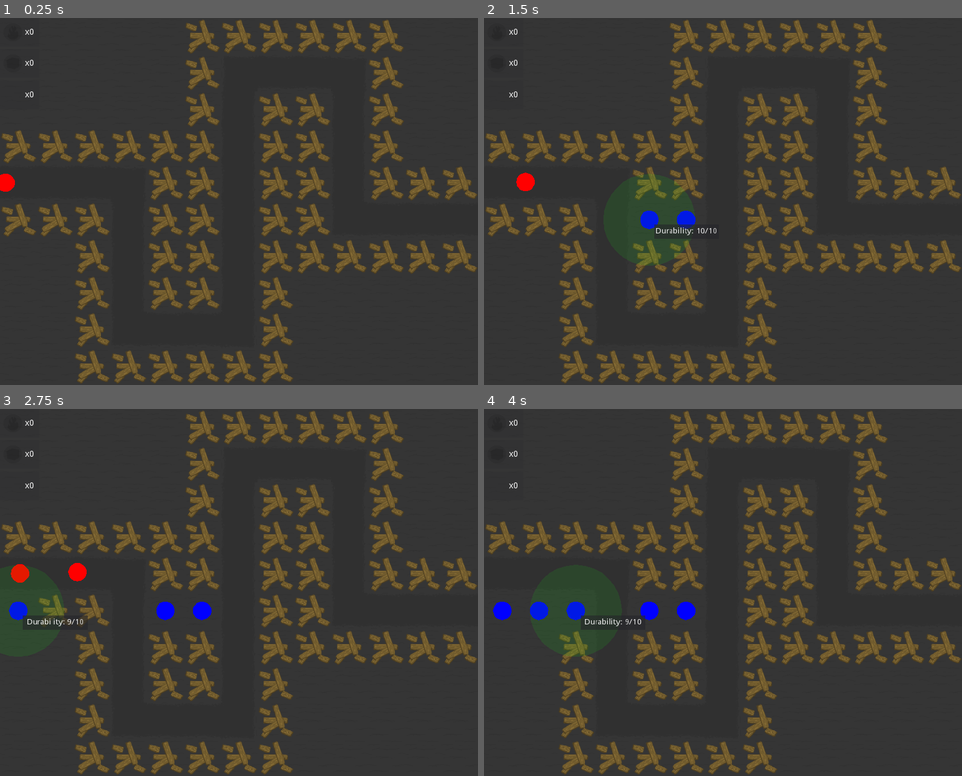
Above: before the commit, frames 1-4 (two rows, left to right).
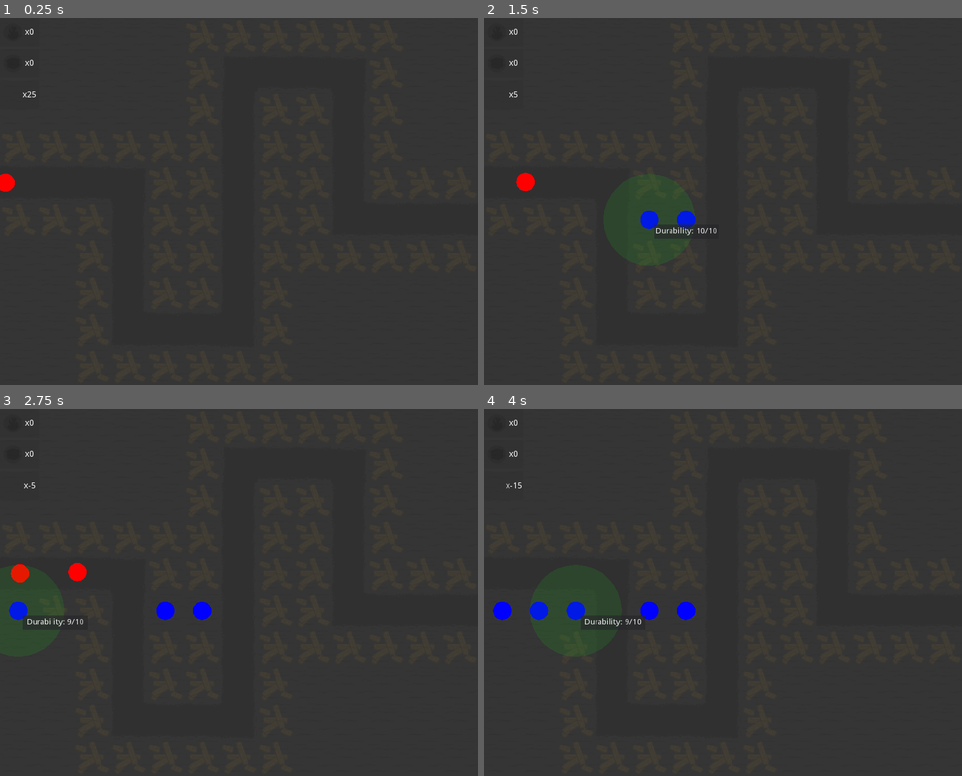
Above: after the commit, the same moments.

Repository: clprod/PAJJam
Game: Godot game, scene res://scenes/game.tscn
Same seed, same stepped clock (60 frames per second), same inputs: the game is played once before the commit and once after it.
Inputs (mouse positions are in pixels of both pictures, inside the frame that each line leads up to):
- Up to frame 1 (0.25 s): no input
- Up to frame 2 (1.5 s): move the mouse to (684, 219) at 0.52 s; click (684, 219) at 0.67 s; move the mouse to (651, 219) at 1.27 s; click (651, 219) at 1.42 s
- Up to frame 3 (2.75 s): move the mouse to (19, 610) at 2.02 s; click (19, 610) at 2.17 s
- Up to frame 4 (4 s): move the mouse to (541, 610) at 2.77 s; click (541, 610) at 2.92 s; move the mouse to (574, 610) at 3.52 s; click (574, 610) at 3.67 s

The runs differ from the first frame. In frame 1, 14% of the frame differs, in the area x 0-100%, y 0-100%; in frame 2, 13%; in frame 3, 13%; in frame 4, 13%.

Commit message:
add resources when killing enemy, remove when building

Diff:
--- a/scenes/game.tscn
+++ b/scenes/game.tscn
@@ -8,7 +8,7 @@
 [ext_resource path="res://textures/fire.png" type="Texture" id=6]
 [ext_resource path="res://textures/ice.png" type="Texture" id=7]
 
-[node name="game" type="Node2D"]
+[node name="game" type="Node2D" index="0"]
 
 script = ExtResource( 1 )
 _sections_unfolded = [ "Transform" ]
@@ -24,7 +24,6 @@
 
 [node name="ui" type="Control" parent="." index="2"]
 
-editor/display_folded = true
 anchor_left = 0.0
 anchor_top = 0.0
 anchor_right = 0.0
@@ -42,31 +41,37 @@
 
 visible = false
 
-[node name="ressource" parent="ui" index="1" instance=ExtResource( 5 )]
+[node name="ressource_fire" parent="ui" index="1" instance=ExtResource( 5 )]
 
 editor/display_folded = true
 
-[node name="TextureRect" parent="ui/ressource/Panel" index="0"]
+[node name="TextureRect" parent="ui/ressource_fire/Panel" index="0"]
 
 texture = ExtResource( 6 )
 
-[node name="ressource2" parent="ui" index="2" instance=ExtResource( 5 )]
+[node name="ressource_ice" parent="ui" index="2" instance=ExtResource( 5 )]
 
 editor/display_folded = true
 margin_top = 54.0
 margin_bottom = 104.0
 
-[node name="TextureRect" parent="ui/ressource2/Panel" index="0"]
+[node name="TextureRect" parent="ui/ressource_ice/Panel" index="0"]
 
 texture = ExtResource( 7 )
 
-[node name="ressource3" parent="ui" index="3" instance=ExtResource( 5 )]
+[node name="ressource_wood" parent="ui" index="3" instance=ExtResource( 5 )]
 
 editor/display_folded = true
 margin_top = 109.0
 margin_bottom = 159.0
 
+[connection signal="fire_changed" from="." to="ui/ressource_fire" method="set_amount"]
 
-[editable path="ui/ressource"]
-[editable path="ui/ressource2"]
-[editable path="ui/ressource3"]
+[connection signal="ice_changed" from="." to="ui/ressource_ice" method="set_amount"]
+
+[connection signal="wood_changed" from="." to="ui/ressource_wood" method="set_amount"]
+
+
+[editable path="ui/ressource_fire"]
+[editable path="ui/ressource_ice"]
+[editable path="ui/ressource_wood"]
--- a/scenes/tower_place.tscn
+++ b/scenes/tower_place.tscn
@@ -12,9 +12,11 @@
 
 [node name="tower_place" type="Sprite" index="0"]
 
+self_modulate = Color( 1, 1, 1, 0.176784 )
 texture = ExtResource( 1 )
 region_rect = Rect2( 0, 64, 32, 32 )
 script = ExtResource( 2 )
+_sections_unfolded = [ "Visibility" ]
 projectile_tower_base = ExtResource( 3 )
 aoe_tower_base = ExtResource( 4 )
 
--- a/scripts/enemy_base.gd
+++ b/scripts/enemy_base.gd
@@ -14,7 +14,9 @@
 func take_damages(amount):
 	health -= amount
 	if health <= 0:
-		if randi() % 100 <= 5:
-			get_node("/root/game/ui/ressource").unlock()
-			get_node("/root/game/ui/ressource").set_amount(1)
+		var game = get_node("/root/game")
+		game.change_wood(5)
+		if randi() % 100 <= 3:
+			game.change_fire(1)
+			game.change_ice(1)
 		queue_free()
--- a/scripts/game.gd
+++ b/scripts/game.gd
@@ -2,6 +2,19 @@
 
 export(PackedScene) var enemy_scene
 var spawn_timer = 0
+
+var wood_nb = 25
+var fire_nb = 0
+var ice_nb = 0
+
+signal wood_changed(amount)
+signal fire_changed(amount)
+signal ice_changed(amount)
+
+func _ready():
+	emit_signal("wood_changed", wood_nb)
+	emit_signal("fire_changed", fire_nb)
+	emit_signal("ice_changed", ice_nb)
 
 func _process(delta):
 	spawn_timer -= delta
@@ -10,3 +23,15 @@
 		enemy.speed = 50
 		get_node("map2").add_child(enemy)
 		spawn_timer = 2
+
+func change_wood(amount):
+	wood_nb += amount
+	emit_signal("wood_changed", wood_nb)
+
+func change_fire(amount):
+	fire_nb += amount
+	emit_signal("fire_changed", fire_nb)
+
+func change_ice(amount):
+	ice_nb += amount
+	emit_signal("ice_changed", ice_nb)
--- a/scripts/ressource.gd
+++ b/scripts/ressource.gd
@@ -2,6 +2,8 @@
 
 func set_amount(amount):
 	$Panel/Label.text = "x" + str(amount)
+	if amount >= 1:
+		unlock()
 
 func unlock():
 	$Panel/TextureRect.self_modulate = Color(1, 1, 1, 1)
--- a/scripts/tower_place.gd
+++ b/scripts/tower_place.gd
@@ -13,4 +13,5 @@
 			tower = projectile_tower_base.instance()
 		tower.position = position
 		get_node("/root/game/towers").add_child(tower)
+		get_node("/root/game").change_wood(-10)
 		queue_free()
